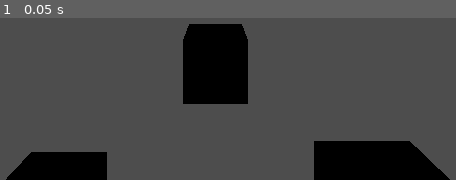
Above: before the commit, frame 1.
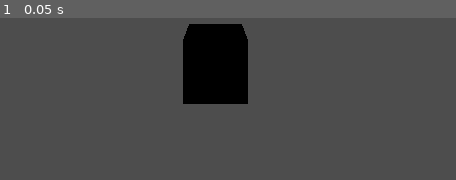
Above: after the commit, the same moment.

Repository: SamuelValentin974/MyHunterVR
Game: Godot game, scene res://assets/world.tscn
Same seed, same stepped clock (60 frames per second), same inputs: the game is played once before the commit and once after it.
Inputs:
- Up to frame 1 (0.05 s): no input

The runs differ from the first frame. In frame 1, 9.5% of the frame differs, in the area x 1-99%, y 75-100%.

Commit message:
update player hand

Diff:
--- a/assets/player.tscn
+++ b/assets/player.tscn
@@ -16,7 +16,7 @@
 tracker = &"left_hand"
 
 [node name="MeshInstance3D" type="MeshInstance3D" parent="XROrigin3D/LeftHand"]
-transform = Transform3D(0.257805, 0, 0, 0, 0.257805, 0, 0, 0, 1, 0, 0, 0)
+transform = Transform3D(0.1, 0, 0, 0, 0.1, 0, 0, 0, 0.385, 0, 0, 0)
 mesh = SubResource("BoxMesh_gmwuo")
 
 [node name="RightHand" type="XRController3D" parent="XROrigin3D"]
@@ -24,5 +24,5 @@
 tracker = &"right_hand"
 
 [node name="MeshInstance3D" type="MeshInstance3D" parent="XROrigin3D/RightHand"]
-transform = Transform3D(0.329814, 0, 0, 0, 0.329814, 0, 0, 0, 1, 0, 0, 0)
+transform = Transform3D(0.1, 0, 0, 0, 0.1, 0, 0, 0, 0.303, 0, 0, 0)
 mesh = SubResource("BoxMesh_gmwuo")
